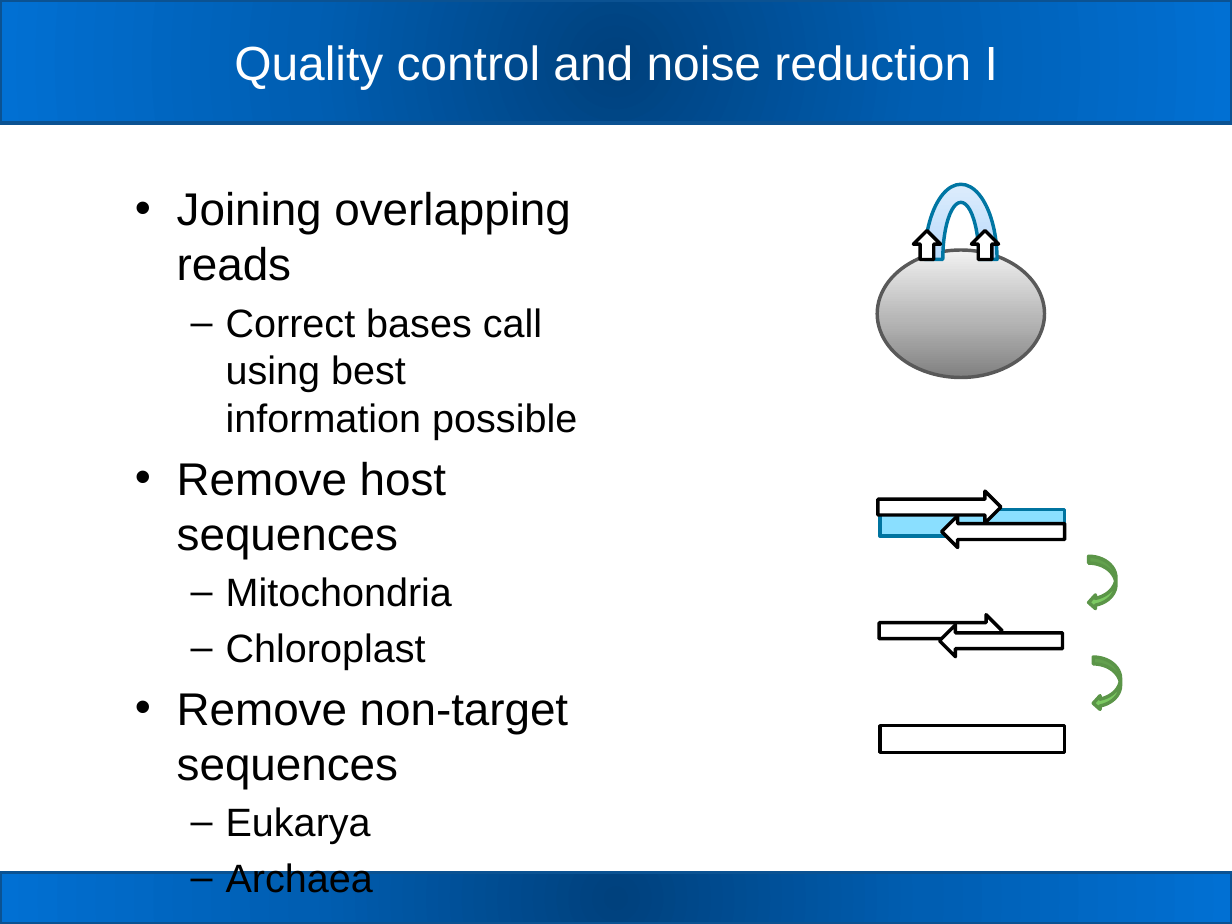
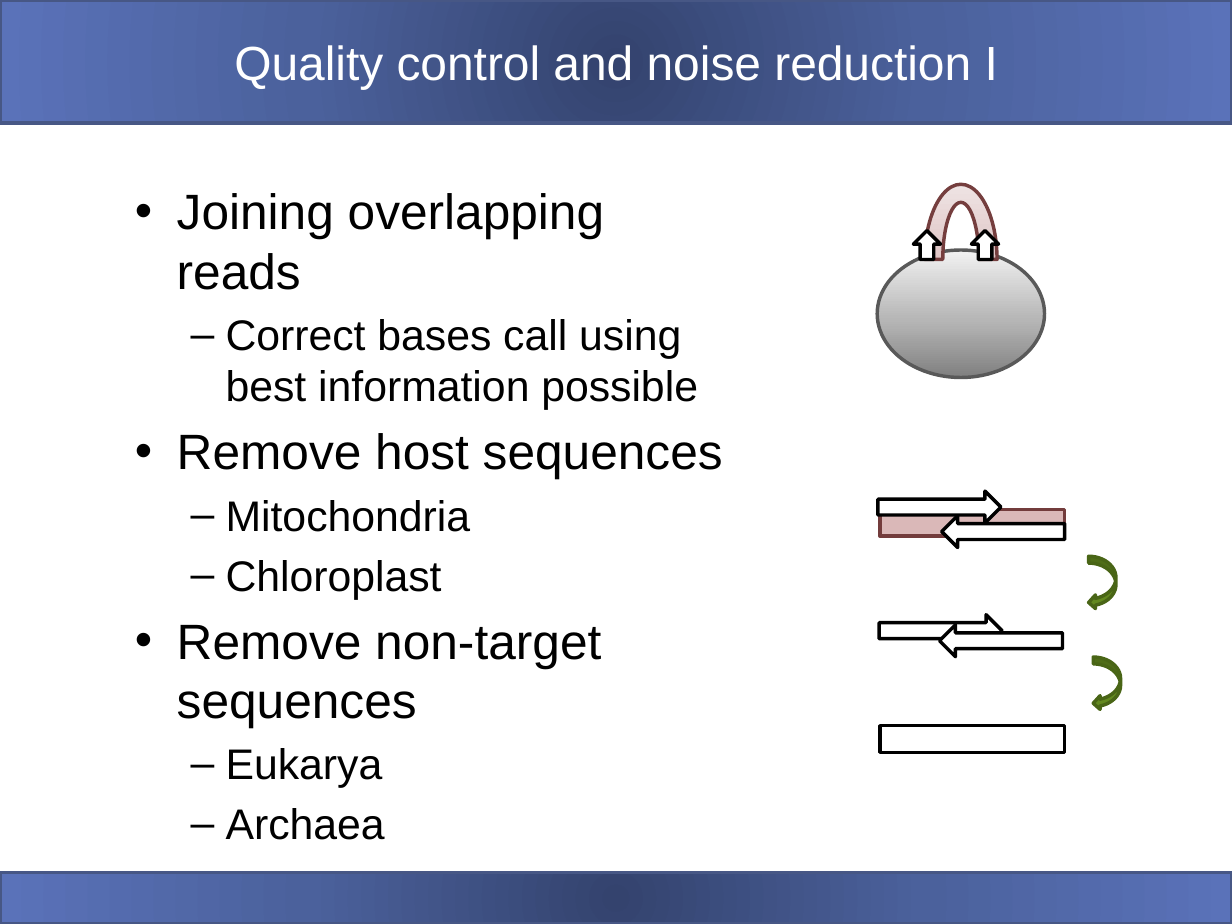
Before and after one commit to carden24/BCREGMEGD_Microbiome_sequencing_workshop_2020, a slide deck: slide 38 of Mothur_phyloseq_tutorial.pptx (slide 20 before the commit). Drawn at 1232x924 pixels with LibreOffice and Linux fonts; fonts in the diff are those of the drawing. Boxes give left, top, right and bottom in pixels: in the first picture for what was removed or moved away, otherwise in the second. Text is boxed around its words. In the diff, an @@ line names an element or a change of style, - is before the commit and + after.

```diff
--- a/Mothur_phyloseq_tutorial.pptx
+++ b/Mothur_phyloseq_tutorial.pptx
@@ rectangle at <box>0,0,1232,123</box>: fill gradient #01427D to #015EB2 to #0170D4 to gradient #35446E to #4C619D to #5A73BA; outline #0B5292 2 pt to #475785 2 pt @@
@@ text "Joining overlapping reads" at <box>177,193,723,840</box>: size 26.8 to 29 pt in "Joining overlapping reads", "Remove host sequences", "Remove non-target sequences"; size 23.1 to 25 pt in "Correct bases call using best information possible", "Mitochondria", "Chloroplast", "Eukarya" and 1 more places @@
@@ arch (boxed as its full ring) at <box>925,185,998,335</box>: fill gradient #8AC7FC to #B9DBFC to #DDECFD to gradient #CEA1A1 to #DFC6C6 to #EFE3E3; outline #0076A3 2 pt to #753D3D 2 pt @@
@@ rectangle at <box>880,510,1064,537</box>: fill #8ADFFF to #DAB8B8; outline #0074A1 2 pt to #733D3D 2 pt @@
@@ curved left arrow at <box>1089,557,1116,610</box>: fill #7CCA62 to #63891F; outline #5C9549 2 pt to #496517 2 pt @@
@@ curved left arrow at <box>1093,657,1120,710</box>: fill #7CCA62 to #63891F; outline #5C9549 2 pt to #496517 2 pt @@
@@ rectangle at <box>0,872,1232,924</box>: fill gradient #01427D to #015EB2 to #0170D4 to gradient #35446E to #4C619D to #5A73BA; outline #0B5292 2 pt to #475785 2 pt @@
```
Also in this commit, not shown: 22 other slides changed, 27 slides added, 1 slide removed.
